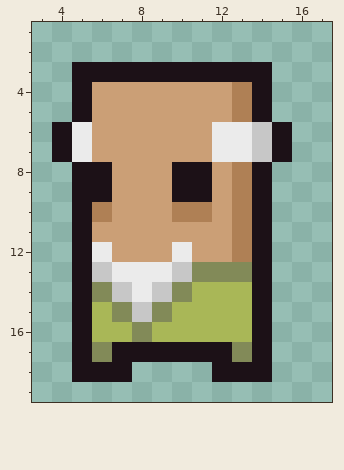
Two versions of one pixel-art sprite, src/assets/npc/frederick.png. Above is the file before it was changed.
The file is 20x20 pixels. Shown: x 3..17, y 1..19.
The same view after the edit:
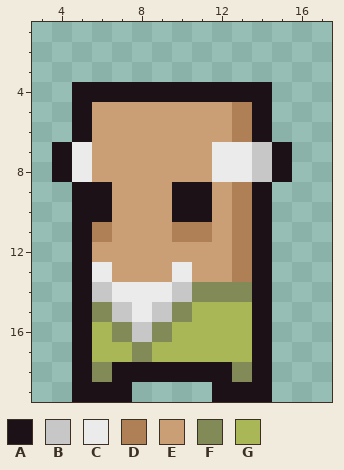
Palette (. is transparent): A #1c1117  B #c7c7c7  C #ebebeb  D #af8055  E #cb9f76  F #828a58  G #a9b757
Diff:
@@ x 3..17 @@
  2 ...............
- 3 ..AAAAAAAAAA...
- 4 ..AEEEEEEEDA...
+ 3 ...............
+ 4 ..AAAAAAAAAA...
  5 ..AEEEEEEEDA...
- 6 .ACEEEEEECCBA..
+ 6 ..AEEEEEEEDA...
  7 .ACEEEEEECCBA..
- 8 ..AAEEEAAEDA...
+ 8 .ACEEEEEECCBA..
  9 ..AAEEEAAEDA...
-10 ..ADEEEDDEDA...
-11 ..AEEEEEEEDA...
-12 ..ACEEECEEDA...
-13 ..ABCCCBFFFA...
-14 ..AFBCBFGGGA...
-15 ..AGFBFGGGGA...
-16 ..AGGFGGGGGA...
-17 ..AFAAAAAAFA...
-18 ..AAA....AAA...
-19 ...............
+10 ..AAEEEAAEDA...
+11 ..ADEEEDDEDA...
+12 ..AEEEEEEEDA...
+13 ..ACEEECEEDA...
+14 ..ABCCCBFFFA...
+15 ..AFBCBFGGGA...
+16 ..AGFBFGGGGA...
+17 ..AGGFGGGGGA...
+18 ..AFAAAAAAFA...
+19 ..AAA....AAA...
Where, in picture pixels (left, top, right, bottom), the same in both pictures:
changed: (52, 62, 292, 402)
